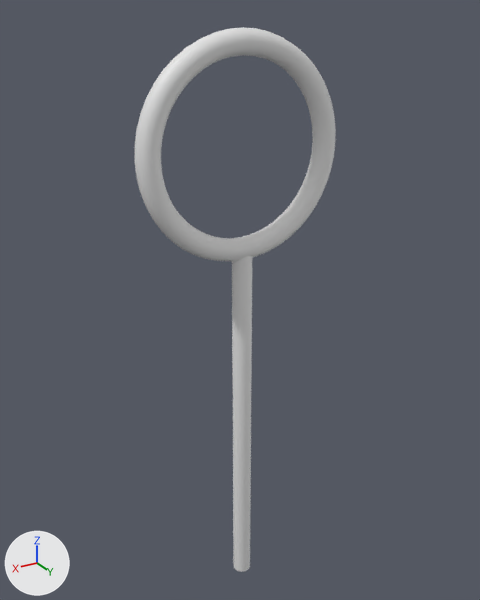
Before and after pictures for a commit that changed the FBX model COMP2007_Game_Unity/COMP2007_Game_URP/Assets/FBX/Net.fbx.
One viewpoint serves both versions: a 50 mm lens placed at (3.39, 5.61, 4.19), pointed at (0.09, 0.1, 1.44). Lighting does not change. The marker at lower left points along +X, +Y and +Z. Where no turn or scale is listed for an object, it has been applied to the vertices.

Script lines for the objects in view, before the commit:
```python
me_cylinder = bpy.data.meshes.new('Cylinder')
me_cylinder.from_pydata(...)  # a 32-sided cylinder along z spanning x -0.11..0.11, y -0.11..0.11, z -2.14..2.14
me_torus_001 = bpy.data.meshes.new('Torus.001')
me_torus_001.from_pydata(...)  # a torus around y (ring radius 1.0, tube radius 0.12) spanning x -1.12..1.12, y -0.12..0.12, z -1.12..1.12
ob_cylinder = bpy.data.objects.new('Cylinder', me_cylinder)
ob_cylinder.location = (0.0, 0.0, -0.2)
ob_torus_001 = bpy.data.objects.new('Torus.001', me_torus_001)
ob_torus_001.location = (0.0, 0.0, 2.96)
```
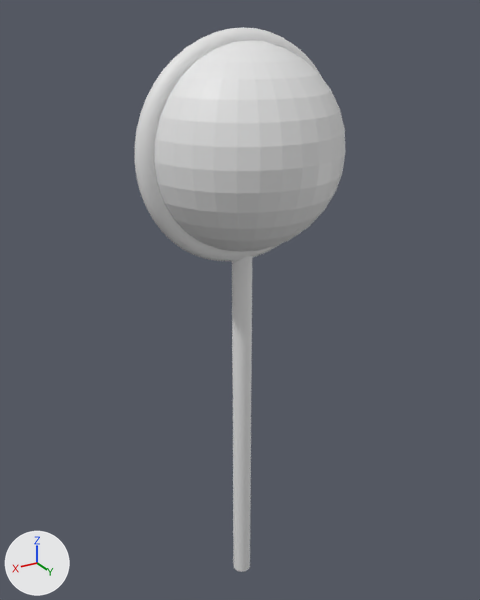
Changed parts and their boxes (x1, y1, x2, y2) in the pictures (480 x 600 px):
```json
{"object": "Sphere", "change": "added", "after": [154, 41, 345, 252]}
```

Scene script edits in JSON lines:
```json
{"op": "add", "block": "me_sphere", "code": ["me_sphere = bpy.data.meshes.new('Sphere')", "me_sphere.from_pydata(...)  # 514 vertices, 544 faces; spans x -1.0..1.0, y 0.0..1.0, z -1.0..1.0"]}
{"op": "add", "block": "ob_sphere", "code": ["ob_sphere = bpy.data.objects.new('Sphere', me_sphere)", "ob_sphere.location = (0.0, 0.0, 2.99)"]}
```
